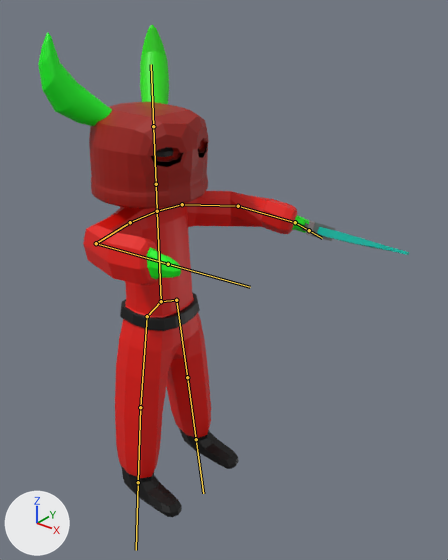
A saved change to the FBX model 3D Template/Assets/Thomas/npc.fbx.
One viewpoint serves both versions: a 50 mm lens placed at (15.68, 30.58, 2.75), pointed at (12.75, 34.24, 0.48). Lighting does not change. The marker at lower left points along +X, +Y and +Z. Both versions are drawn at frame 3 of the action 'samurai.003|attack'; the numbers are the values there. The bones that bend it are drawn over the model as lines.
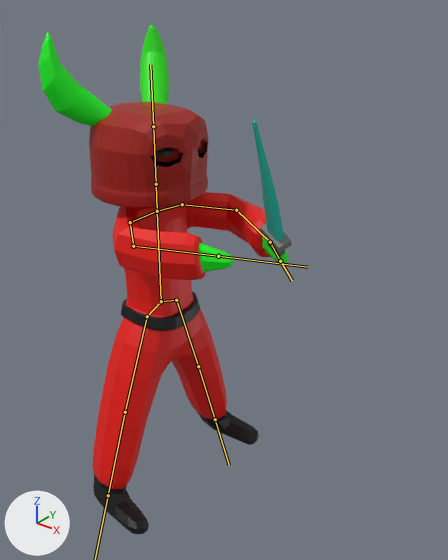
The change, as JSON lines over the scene's bpy script:
```json
{"block": "bone_bone_004", "where": "bone_bone_004 = bpy.data.objects['samurai.003'].pose.bones['Bone.004']  # child of 'Bone.003'"}
{"op": "set", "path": "bone_bone_004.rotation_quaternion", "old": "(0.992, 0.0, -0.005, -0.129)", "new": "(0.9, 0.0, -0.017, -0.435)", "note": "degrees (0, -1, -15) -> degrees (1, -2, -52)"}
{"block": "bone_bone_005", "where": "bone_bone_005 = bpy.data.objects['samurai.003'].pose.bones['Bone.005']  # child of 'Bone.004'"}
{"op": "set", "path": "bone_bone_005.rotation_quaternion", "old": "(0.728, 0.0, -0.023, -0.685)", "new": "(0.836, 0.0, -0.018, -0.548)", "note": "degrees (2, -2, -87) -> degrees (1, -2, -67)"}
{"block": "bone_bone_007", "where": "bone_bone_007 = bpy.data.objects['samurai.003'].pose.bones['Bone.007']  # child of 'Bone.006'"}
{"op": "set", "path": "bone_bone_007.rotation_quaternion", "old": "(0.898, 0.0, 0.006, -0.439)", "new": "(0.85, 0.0, 0.008, -0.526)", "note": "degrees (0, 1, -52) -> degrees (0, 1, -64)"}
{"block": "bone_bone_008", "where": "bone_bone_008 = bpy.data.objects['samurai.003'].pose.bones['Bone.008']  # child of 'Bone.007'"}
{"op": "set", "path": "bone_bone_008.rotation_quaternion", "old": "(0.814, -0.034, 0.569, -0.11)", "new": "(0.89, -0.012, 0.222, -0.399)", "note": "degrees (-27, 67, -33) -> degrees (-12, 23, -51)"}
{"block": "bone_bone_015", "where": "bone_bone_015 = bpy.data.objects['samurai.003'].pose.bones['Bone.015']  # child of 'Bone.008'"}
{"op": "set", "path": "bone_bone_015.rotation_quaternion", "old": "(0.931, -0.357, -0.079, 0.006)", "new": "(0.992, -0.125, -0.028, 0.002)", "note": "degrees (-42, -8, 4) -> degrees (-14, -3, 1)"}
{"block": "bone_bone_010", "where": "bone_bone_010 = bpy.data.objects['samurai.003'].pose.bones['Bone.010']  # child of 'Bone.009'"}
{"op": "set", "path": "bone_bone_010.rotation_quaternion", "old": "(0.997, 0.073, -0.007, -0.005)", "new": "(0.985, 0.169, 0.033, -0.009)", "note": "degrees (8, -1, -1) -> degrees (19, 4, 0)"}
{"block": "bone_bone_011", "where": "bone_bone_011 = bpy.data.objects['samurai.003'].pose.bones['Bone.011']  # child of 'Bone.010'"}
{"op": "set", "path": "bone_bone_011.rotation_quaternion", "old": "(1.0, -0.012, 0.0, 0.0)", "new": "(1.0, 0.0, 0.0, 0.0)", "note": "degrees (-1, 0, 0) -> degrees (0, 0, 0)"}
{"block": "bone_bone_013", "where": "bone_bone_013 = bpy.data.objects['samurai.003'].pose.bones['Bone.013']  # child of 'Bone.012'"}
{"op": "set", "path": "bone_bone_013.rotation_quaternion", "old": "(0.998, 0.062, 0.004, -0.003)", "new": "(0.987, 0.159, -0.031, -0.008)", "note": "degrees (7, 0, 0) -> degrees (18, -3, -1)"}
{"block": "bone_bone_014", "where": "bone_bone_014 = bpy.data.objects['samurai.003'].pose.bones['Bone.014']  # child of 'Bone.013'"}
{"op": "set", "path": "bone_bone_014.rotation_quaternion", "old": "(1.0, 0.012, 0.0, 0.0)", "new": "(1.0, 0.0, 0.0, 0.0)", "note": "degrees (1, 0, 0) -> degrees (0, 0, 0)"}
```

Pixel boxes [x1, y1, x2, y2] of what changed, in the pictures (448 x 560 px):
```json
{"object": "Cube.015", "change": "posed", "before": [38, 25, 410, 517], "after": [38, 25, 291, 534], "on screen": "32% narrower"}
{"bone": "Bone.004", "before": "(130, 222) to (96, 243)", "after": "(130, 222) to (133, 246)"}
{"bone": "Bone.005", "before": "(96, 243) to (168, 264)", "after": "(133, 246) to (218, 256)"}
{"bone": "Bone.007", "before": "(182, 204) to (238, 206)", "after": "(182, 204) to (236, 210)"}
{"bone": "Bone.008", "before": "(238, 206) to (295, 222)", "after": "(236, 210) to (270, 242)"}
{"bone": "Bone.015", "before": "(295, 222) to (309, 230)", "after": "(270, 242) to (280, 261)"}
{"bone": "Bone.010", "before": "(147, 316) to (140, 407)", "after": "(147, 316) to (125, 412)"}
{"bone": "Bone.011", "before": "(140, 407) to (138, 482)", "after": "(125, 412) to (108, 495)"}
{"bone": "Bone.013", "before": "(176, 300) to (187, 377)", "after": "(176, 300) to (198, 366)"}
{"bone": "Bone.014", "before": "(187, 377) to (196, 439)", "after": "(198, 366) to (215, 419)"}
```
